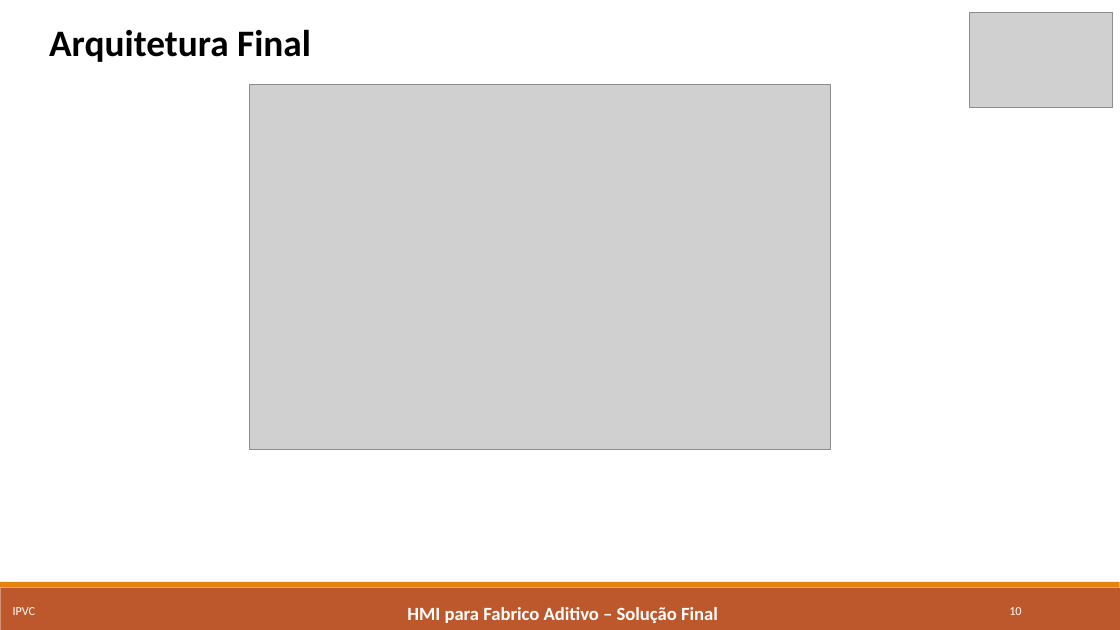
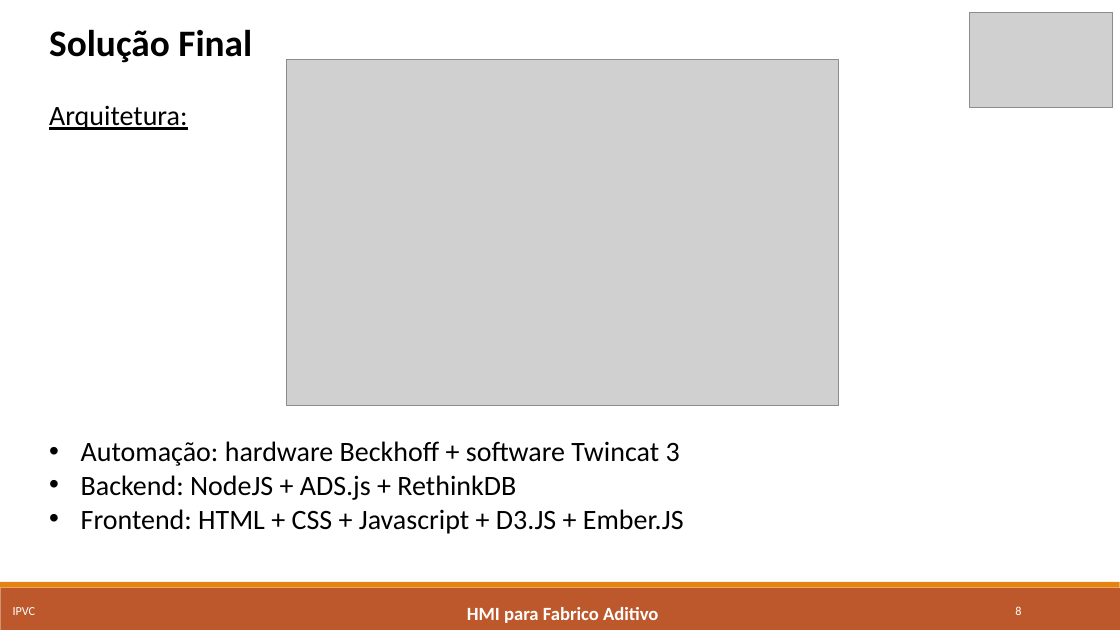
Before and after one commit to marcorlsrodrigues/projeto, a slide deck: slide 8 of Apresentacao_Final_MarcoRodrigues4652.pptx (slide 10 before the commit). Drawn at 1120x630 pixels with LibreOffice and Linux fonts; fonts in the diff are those of the drawing; grey boxes stand for pictures. Boxes give left, top, right and bottom in pixels: in the first picture for what was removed or moved away, otherwise in the second. Text is boxed around its words. In the diff, an @@ line names an element or a change of style, - is before the commit and + after.

```diff
--- a/Apresentacao_Final_MarcoRodrigues4652.pptx
+++ b/Apresentacao_Final_MarcoRodrigues4652.pptx
@@ text at (49,29,684,534): text changed; size 32 to 24 pt; bold off @@
-Arquitetura Final
+Solução Final
+Arquitetura:
+• Automação: hardware Beckhoff + software Twincat 3
+• Backend: NodeJS + ADS.js + RethinkDB
+• Frontend: HTML + CSS + Javascript + D3.JS + Ember.JS
@@ picture: place and size @@
-picture at (250,85,832,450)
+picture at (287,60,839,406)
@@ text at (467,607,658,623): text changed @@
-HMI para Fabrico Aditivo – Solução Final
+HMI para Fabrico Aditivo
@@ page number at (1015,606,1021,615): text changed @@
-10
+8
```
Also in this commit, not shown: 15 other slides changed, 8 slides removed, 2 other files.
